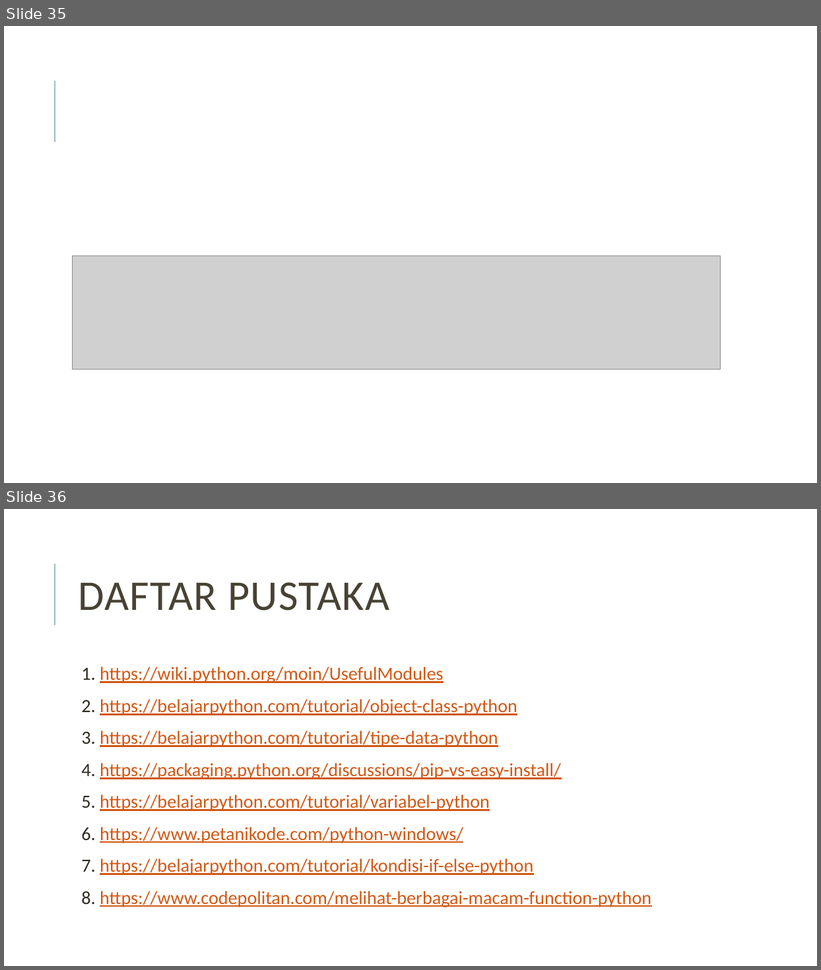
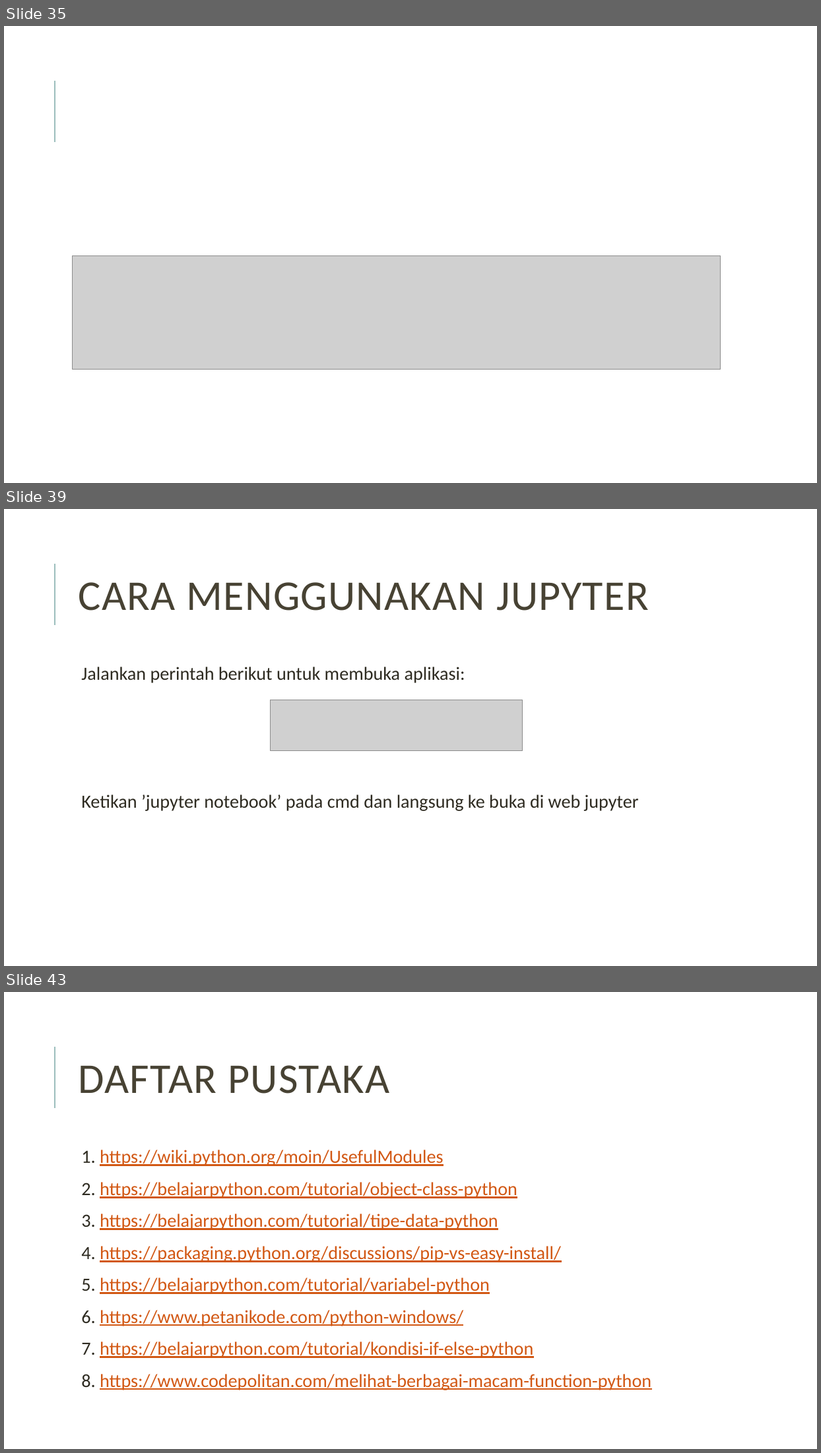
Before and after one commit to daryldiningrat/Pengantar-Deep-Learning, a slide deck: Tugas 1/DarylDiningrat_51415600_4IA17.pptx. Shown one above the other, each under a label of ours: slides 35 and 36 before the commit, slides 35, 39 and 43 after it; the slides between them are not shown. The pictures are 821x970 and 821x1453 pixels, drawn with LibreOffice and Linux fonts; fonts in the diff are those of the drawing; grey boxes stand for pictures. Boxes give left, top, right and bottom in pixels: in the first picture for what was removed or moved away, otherwise in the second. Text is boxed around its words. In the diff, an @@ line names an element or a change of style, - is before the commit and + after.

```diff
--- a/Tugas 1/DarylDiningrat_51415600_4IA17.pptx
+++ b/Tugas 1/DarylDiningrat_51415600_4IA17.pptx
@@ slide 39 added at (4,509,817,966), background #FFFFFF; not listed: 1 template element that a slide beside it also shows @@
@@ title added at (79,582,648,611), 50 pt, text #474233 @@
+CARA MENGGUNAKAN JUPYTER
@@ text added at (81,667,639,811), 22 pt, text #2E2B21 @@
+  Jalankan perintah berikut untuk membuka aplikasi:
+  Ketikan ’jupyter notebook’ pada cmd dan langsung ke buka di web jupyter
@@ picture added at (271,700,522,751) @@
@@ what was slide 36 is now slide 43 @@
```
Also in this commit, not shown: 6 other slides added.
